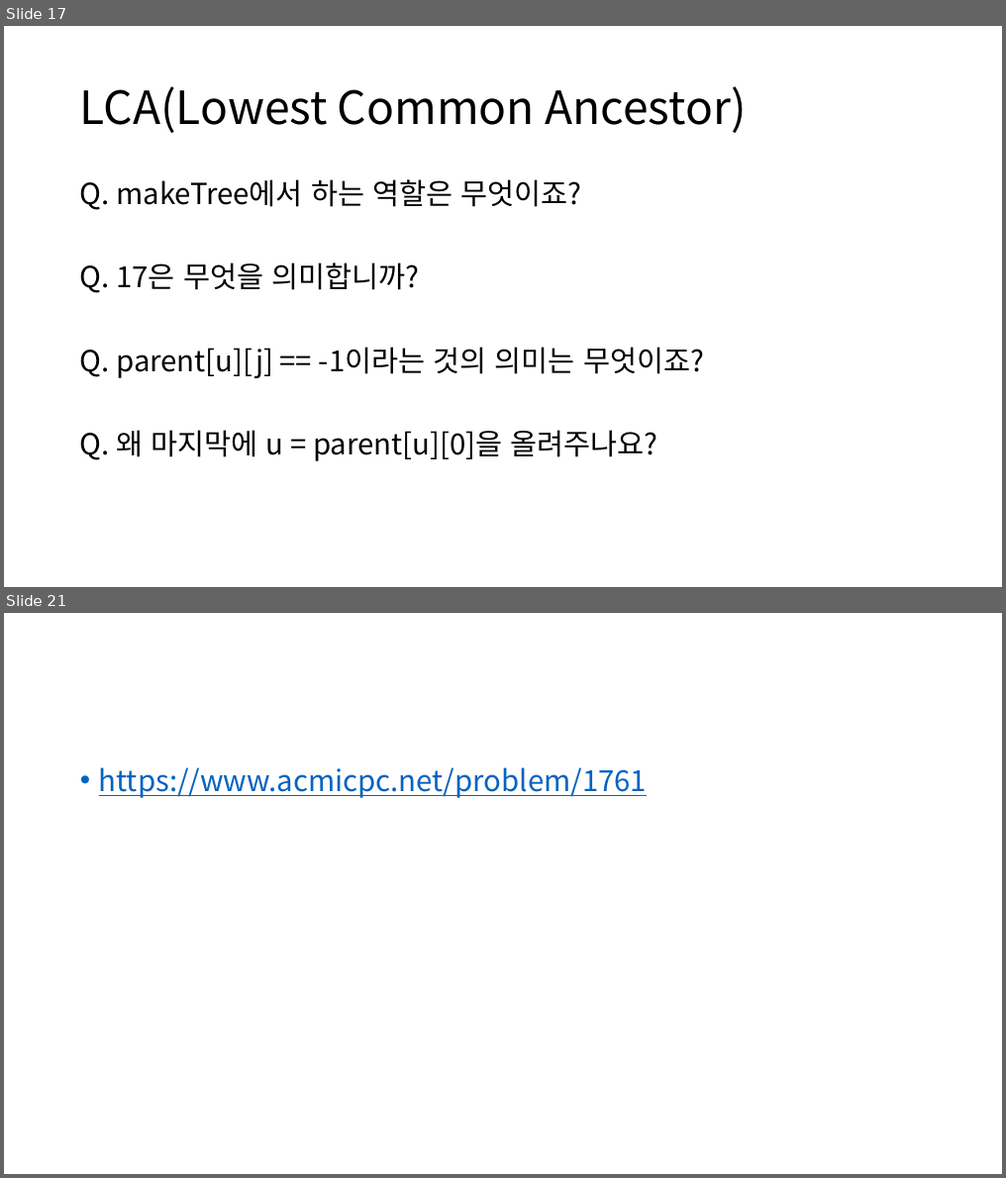
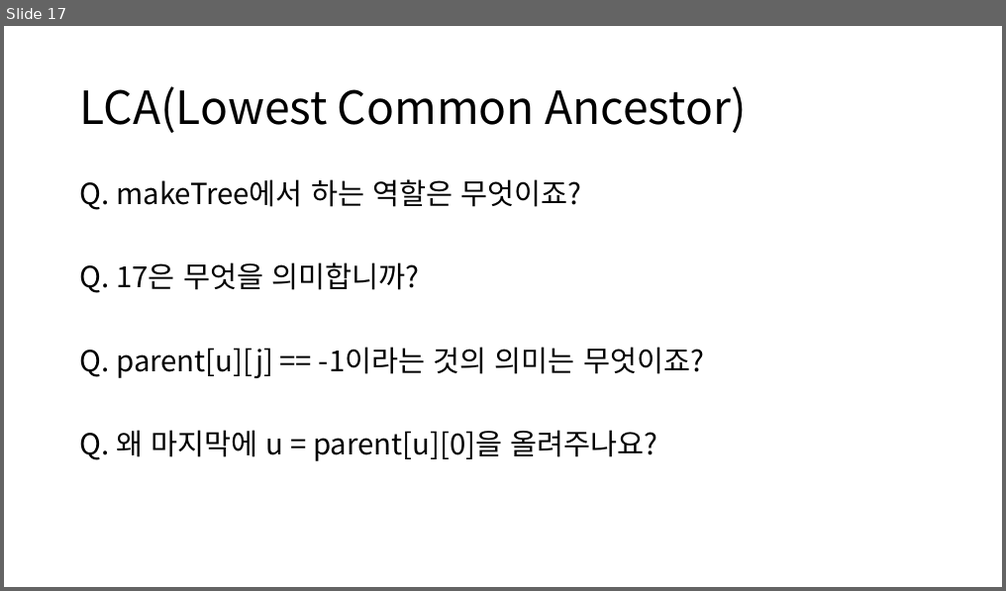
Before and after one commit to ALGOSOPT/algosopt, a slide deck: Chapter24/Lazy Propagation and LCA.pptx. Shown one above the other, each under a label of ours: slides 17 and 21 before the commit, slide 17 after it; the slides between them are not shown. The pictures are 1006x1178 and 1006x591 pixels, drawn with LibreOffice and Linux fonts; fonts in the diff are those of the drawing. Boxes give left, top, right and bottom in pixels: in the first picture for what was removed or moved away, otherwise in the second. Text is boxed around its words. In the diff, an @@ line names an element or a change of style, - is before the commit and + after.

```diff
--- a/Chapter24/Lazy Propagation and LCA.pptx
+++ b/Chapter24/Lazy Propagation and LCA.pptx
@@ slide 21 removed at (4, 613, 1002, 1174), background #FFFFFF @@
@@ text removed at (99, 767, 648, 798) @@
-• https://www.acmicpc.net/problem/1761
```
Also in this commit, not shown: 1 slide changed, 6 other slides removed.
